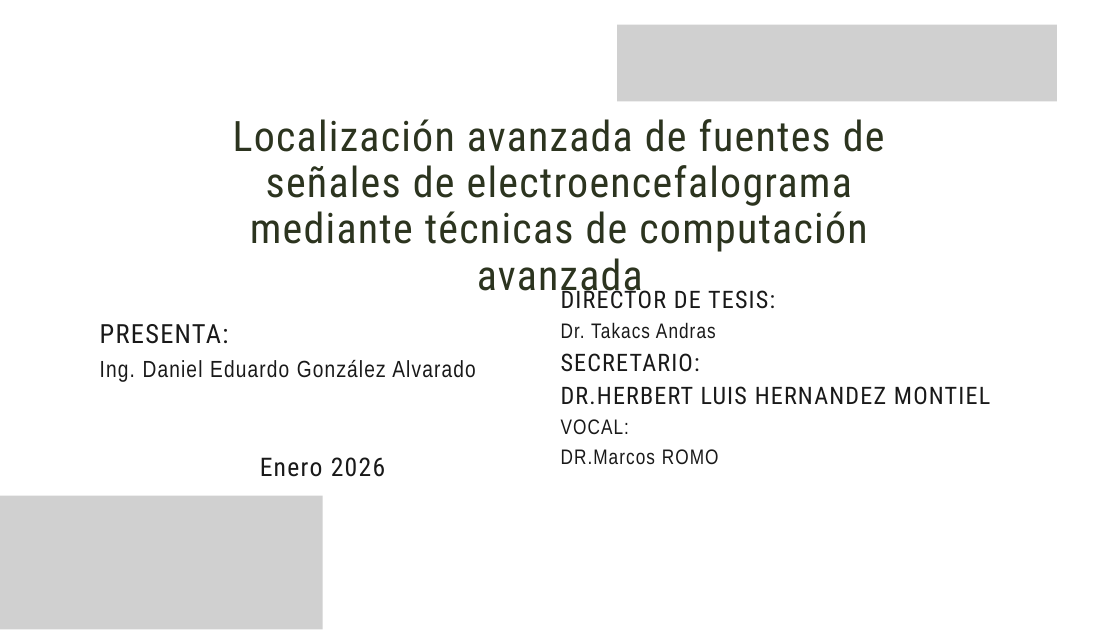
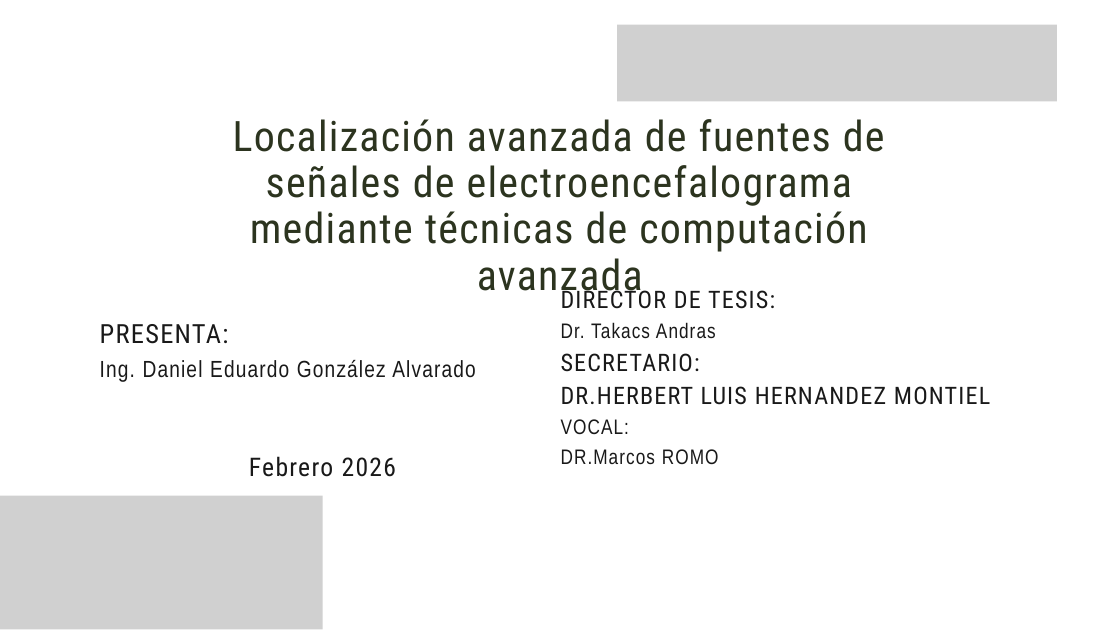
Before and after one commit to Danglz16/MCIA, a slide deck: slide 1 of Semestre_3/Metodologia de Proyectos/Presentacion_Tesis.pptx. Drawn at 1120x630 pixels with LibreOffice and Linux fonts; fonts in the diff are those of the drawing; grey boxes stand for pictures. Boxes give left, top, right and bottom in pixels: in the first picture for what was removed or moved away, otherwise in the second. Text is boxed around its words. In the diff, an @@ line names an element or a change of style, - is before the commit and + after.

Commit message:
UPDATE - MP Fix presentacion Metodologia Tesis - 20260318

```diff
--- a/Semestre_3/Metodologia de Proyectos/Presentacion_Tesis.pptx
+++ b/Semestre_3/Metodologia de Proyectos/Presentacion_Tesis.pptx
@@ text at [249, 456, 396, 477]: text changed @@
-Enero 2026
+Febrero 2026
```
